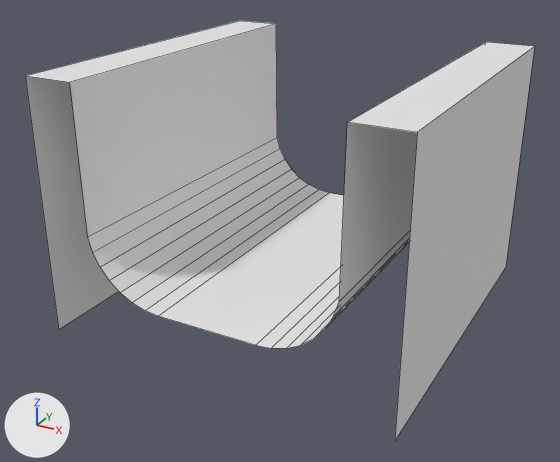
Before and after pictures for a commit that changed the FBX model RollMahBalls/Assets/Models/Maze/Straight.fbx.
Before and after are seen from a 50 mm lens placed at (6.66, -12.97, 7.9), pointed at (-0.19, -0.52, 1.67). Lighting does not change. The marker at lower left points along +X, +Y and +Z. Mesh edges are drawn as thin lines.

The older version as bpy lines, for what is in view:
```python
me_straightmesh = bpy.data.meshes.new('StraightMESH')
me_straightmesh.from_pydata(...)  # 44 vertices, 21 faces; spans x -3.5..3.5, y -3.5..3.5, z 0.0..5.0
me_straightmesh.materials.append(mat_material)  # white #e7e7e7
ob_straight = bpy.data.objects.new('Straight', me_straightmesh)
ob_straight.location = (0.0, 0.0, 0.0)
```
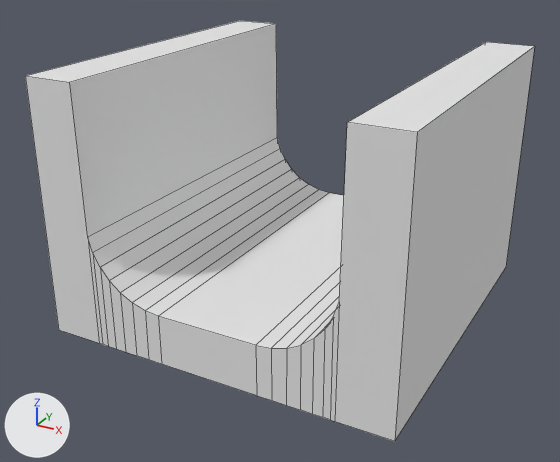
Changed parts and their boxes [x1, y1, x2, y2] in the pictures (560 x 462 px):
'Straight', reshaped
    before: [25, 21, 535, 440]
    after: [25, 21, 535, 441]
part 1 of me_straightmesh, added
    after: [25, 76, 417, 441]

The change, as a diff of the scene's bpy script:
```diff
--- a/RollMahBalls/Assets/Models/Maze/Straight.fbx.py
+++ b/RollMahBalls/Assets/Models/Maze/Straight.fbx.py
@@ me_straightmesh @@
 # used by ob_straight; location = (0.0, 0.0, 0.0)
-me_straightmesh.from_pydata(...)  # 44 vertices, 21 faces; spans x -3.5..3.5, y -3.5..3.5, z 0.0..5.0
+me_straightmesh.from_pydata(...)  # 76 vertices, 55 faces; spans x -3.5..3.5, y -3.5..3.5, z 0.0..5.0
+# me_straightmesh part 1
+# 32 vertices are added at x -2.47..2.47, y -3.5..3.5, z 0.0
+# 34 new faces join them
 me_straightmesh.materials.append(mat_material)
```
